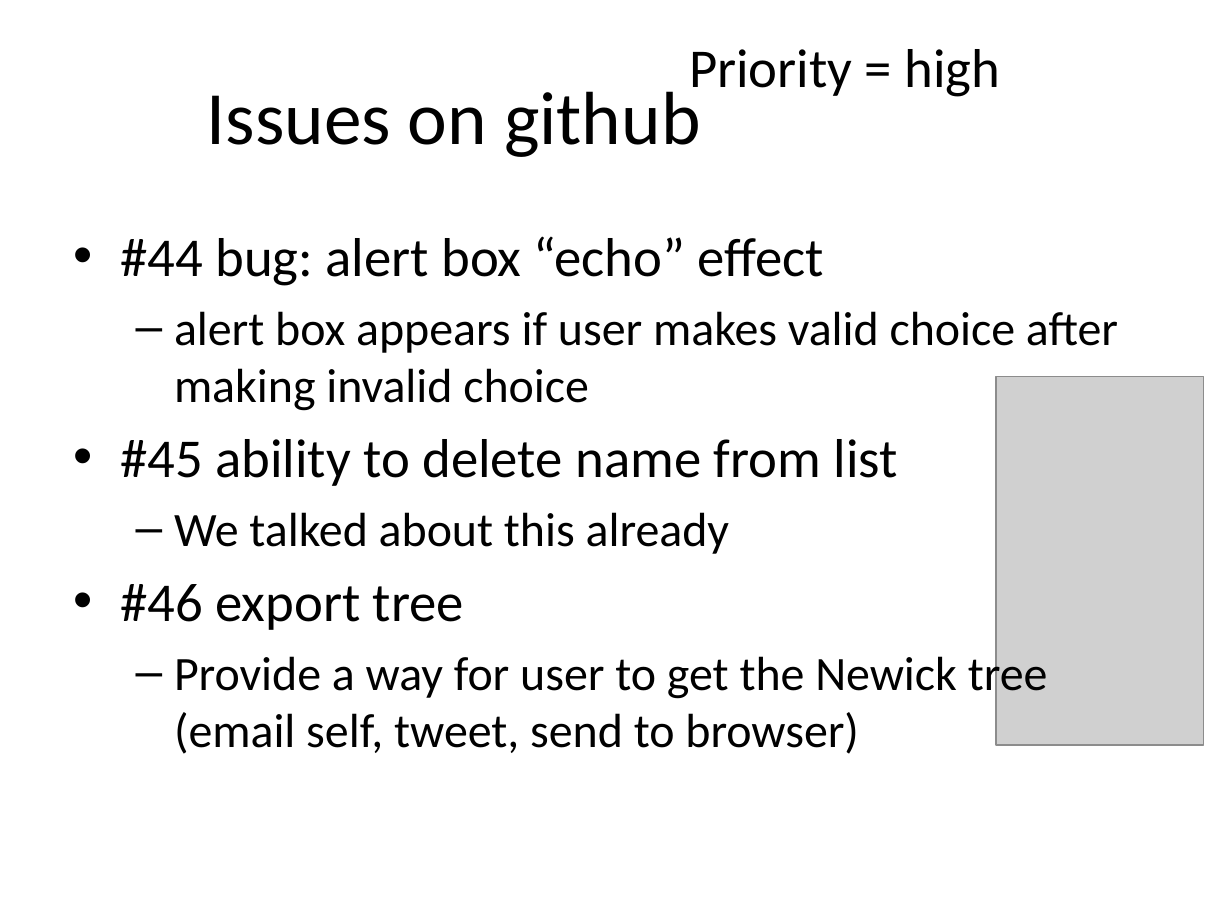
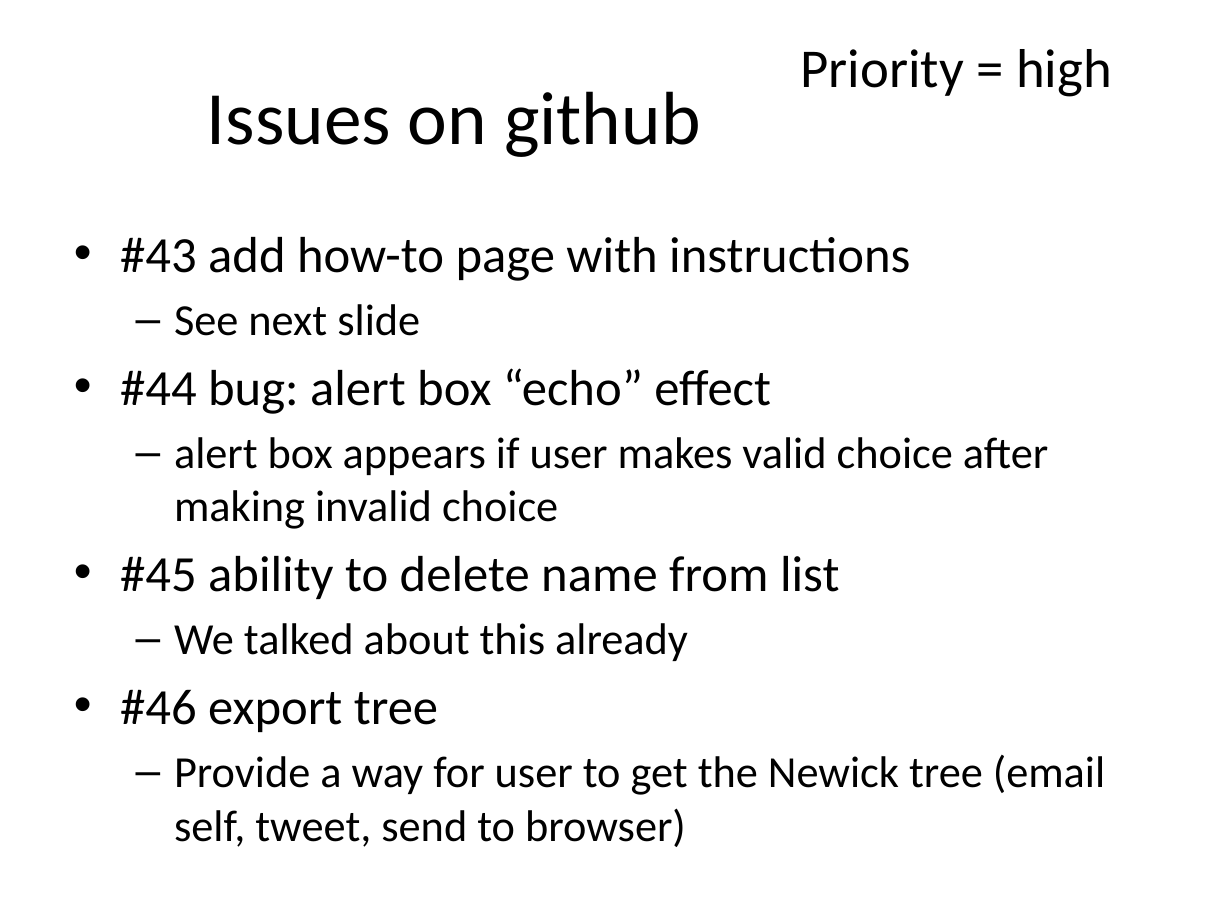
Before and after one commit to phylotastic/Pt_Mobile_Application, a slide deck: slide 3 of design/mobile_app_mvp_priorities.pptx. Drawn at 1232x924 pixels with LibreOffice and Linux fonts; fonts in the diff are those of the drawing; grey boxes stand for pictures. Boxes give left, top, right and bottom in pixels: in the first picture for what was removed or moved away, otherwise in the second. Text is boxed around its words. In the diff, an @@ line names an element or a change of style, - is before the commit and + after.

Commit message:
minor fixes

```diff
--- a/design/mobile_app_mvp_priorities.pptx
+++ b/design/mobile_app_mvp_priorities.pptx
@@ text "Priority = high": place and size @@
-text "Priority = high" at [689,49,1001,97]
+text "Priority = high" at [801,49,1112,97]
@@ text at [120,237,910,336]: paragraphs added @@
+• #43 add how-to page with instructions
+  – See next slide
@@ text at [120,368,1105,847]: size 32 to 29.6 pt in "#44 bug: alert box “echo” effect", "#45 ability to delete name from list", "#46 export tree"; size 28 to 25.9 pt in "alert box appears if user makes valid ...", "We talked about this already", "Provide a way for user to get ..." @@
@@ picture removed at [997,377,1205,745] @@
```
Also in this commit, not shown: 4 other slides changed.
